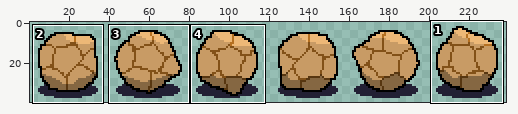
File history of a sprite sheet, src/assets/new_boulder_roll.png. Above, an overview of the earlier version with the close-up marked.
Close-up. First the earlier version:
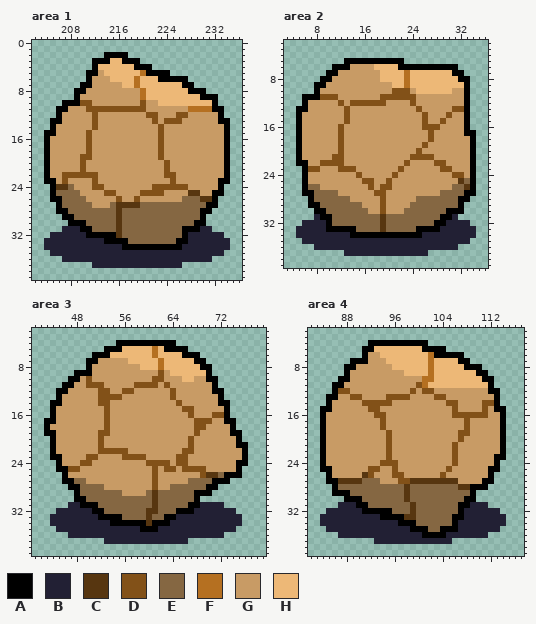
The file is 240x40 pixels. Shown: area 1: x 202..236, y 0..39; area 2: x 3..36, y 2..39; area 3: x 41..79, y 2..39; area 4: x 82..117, y 2..39. The wide view leaves out empty margins. The commit also changed other parts of the picture, which this record leaves out.
Palette (. is transparent): A #000000  B #222034  C #573610  D #825118  E #856742  F #b57021  G #c89b65  H #edb877
After:
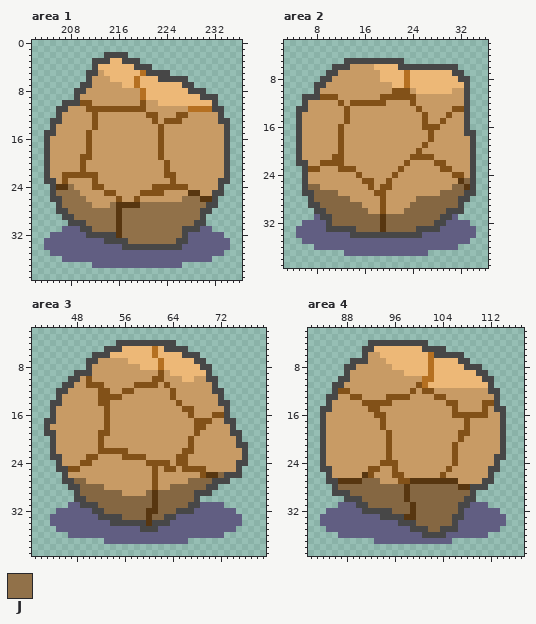
Colours new in this view: J #917149
The exact change:
colour A: #000000 -> #474747
colour B: #222034 -> #615e82
Area 1:
y 24: x 208 E -> J
y 25: x 206..209 EEEE -> JJJJ
y 26: x 207..210 EEEE -> JJJJ; x 227..229 EEE -> JJJ
y 27: x 207..211 EEEEE -> JJJJJ; x 215 E -> J; x 220..230 EEEEEEEEEEE -> JJJJJJJJJJJ
y 28: x 208..215 EEEEEEEE -> JJJJJJJJ; x 217..229 EEEEEEEEEEEEE -> JJJJJJJJJJJJJ
y 29: x 209..215 EEEEEEE -> JJJJJJJ; x 217..229 EEEEEEEEEEEEE -> JJJJJJJJJJJJJ
y 30: x 211..215 EEEEE -> JJJJJ; x 217..228 EEEEEEEEEEEE -> JJJJJJJJJJJJ
y 31: x 212..215 EEEE -> JJJJ; x 217..226 EEEEEEEEEE -> JJJJJJJJJJ
y 32: x 217..226 EEEEEEEEEE -> JJJJJJJJJJ
y 33: x 218..225 EEEEEEEE -> JJJJJJJJ
Pixel boxes of the changes (left, top, right, bottom) in both close-ups:
changed: (44, 52, 230, 268)
changed: (296, 58, 476, 256)
changed: (44, 340, 248, 544)
changed: (320, 340, 506, 544)
